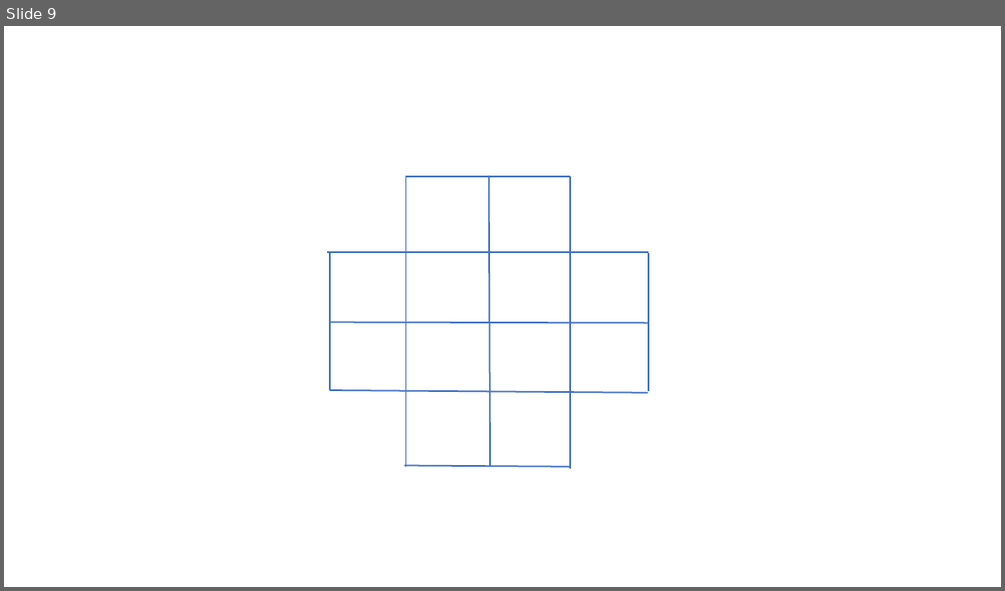
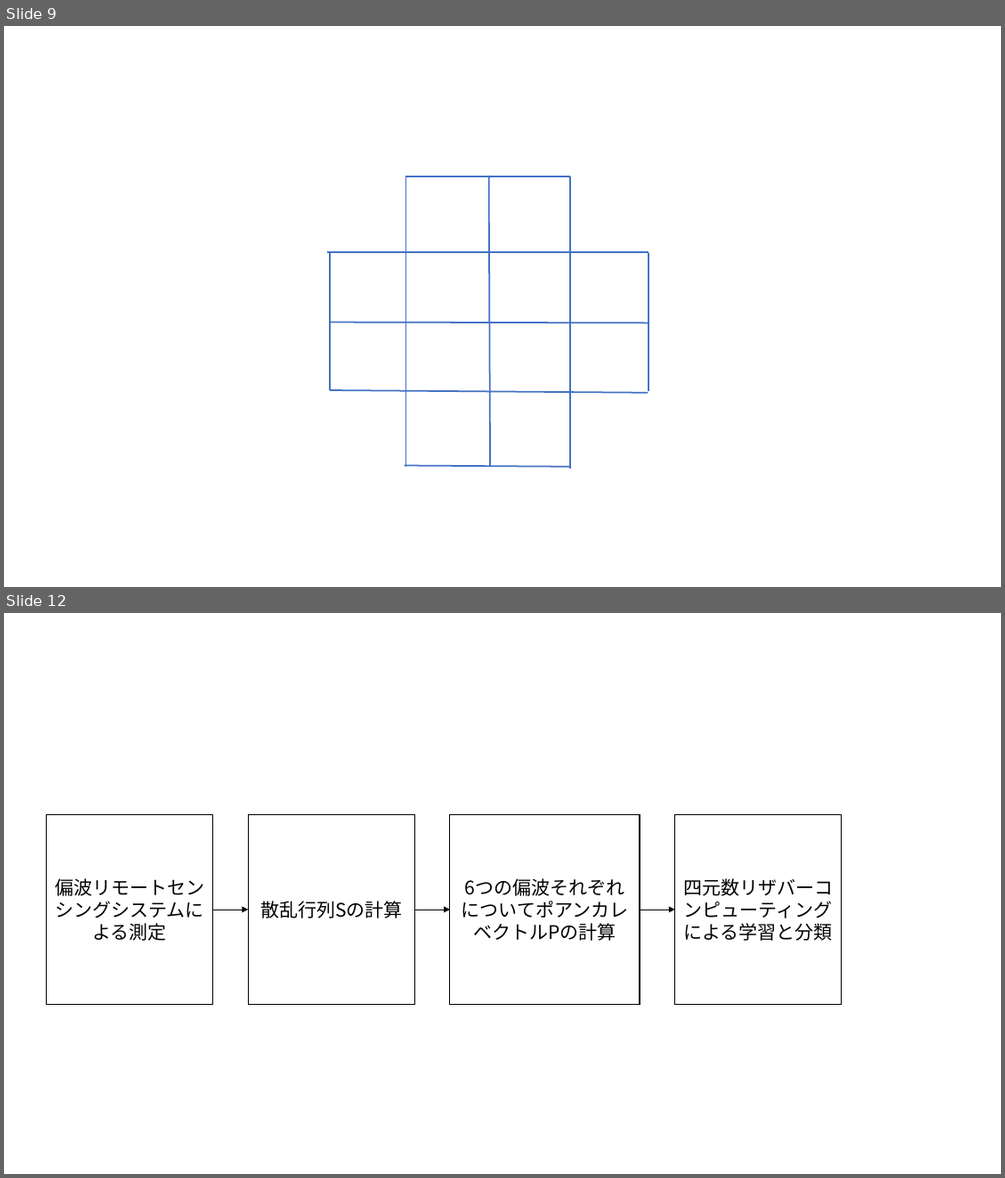
Before and after one commit to toppy-bb/77GHzSystem, a slide deck: chukan/図作成用.pptx. Shown one above the other, each under a label of ours: slide 9 before the commit, slides 9 and 12 after it; the slides between them are not shown. The pictures are 1005x591 and 1005x1178 pixels, drawn with LibreOffice and Linux fonts; fonts in the diff are those of the drawing. Boxes give left, top, right and bottom in pixels: in the first picture for what was removed or moved away, otherwise in the second. Text is boxed around its words. In the diff, an @@ line names an element or a change of style, - is before the commit and + after.

```diff
--- a/chukan/図作成用.pptx
+++ b/chukan/図作成用.pptx
@@ slide 12 added at (x1=4, y1=613, x2=1001, y2=1174), background #FFFFFF @@
@@ rectangle added at (x1=47, y1=814, x2=213, y2=1004), fill #FFFFFF, outline #000000 1 pt, 18 pt, text #000000 @@
+偏波リモートセンシングシステムによる測定
@@ rectangle added at (x1=249, y1=814, x2=415, y2=1004), fill #FFFFFF, outline #000000 1 pt, 18 pt, text #000000 @@
+散乱行列Sの計算
@@ rectangle added at (x1=450, y1=814, x2=639, y2=1004), fill #FFFFFF, outline #000000 1 pt, 18 pt, text #000000 @@
+6つの偏波それぞれについてポアンカレベクトルPの計算
@@ rectangle added at (x1=675, y1=814, x2=841, y2=1004), fill #FFFFFF, outline #000000 1 pt, 18 pt, text #000000 @@
+四元数リザバーコンピューティングによる学習と分類
@@ arrow added from (212, 909) to (249, 909), #000000 0.5 pt @@
@@ arrow added from (414, 909) to (450, 909), #000000 0.5 pt @@
@@ arrow added from (639, 909) to (675, 909), #000000 0.5 pt @@
```
Also in this commit, not shown: 2 other slides added, 21 other files.
